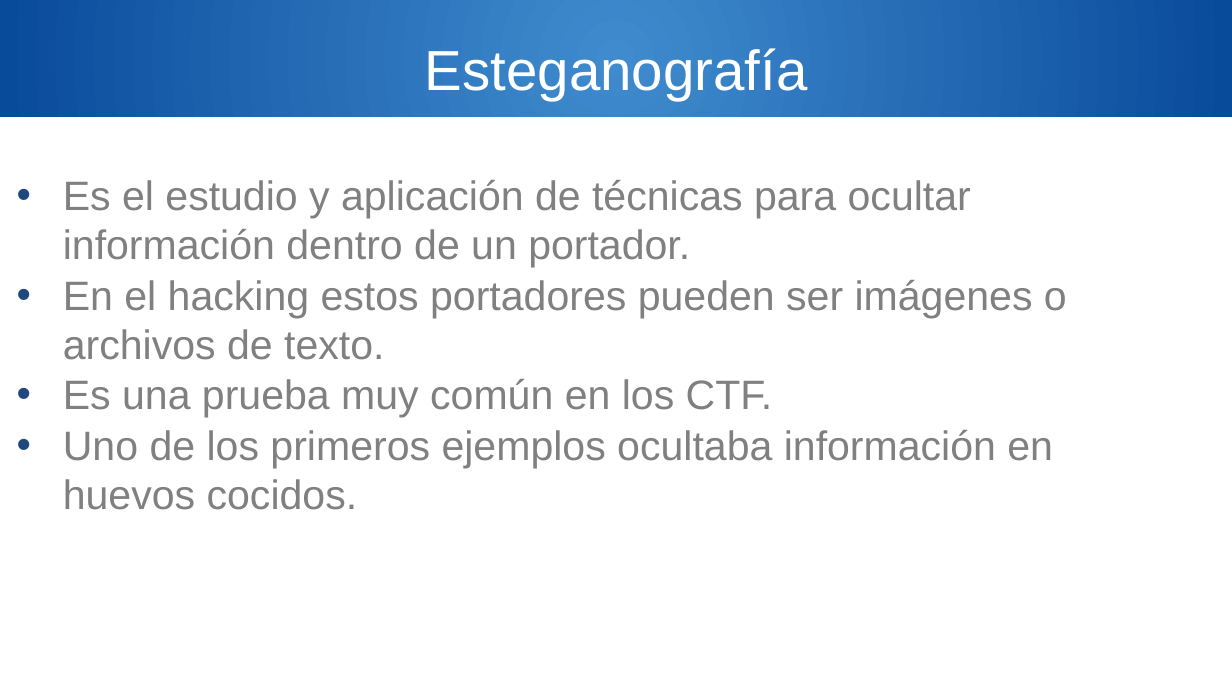
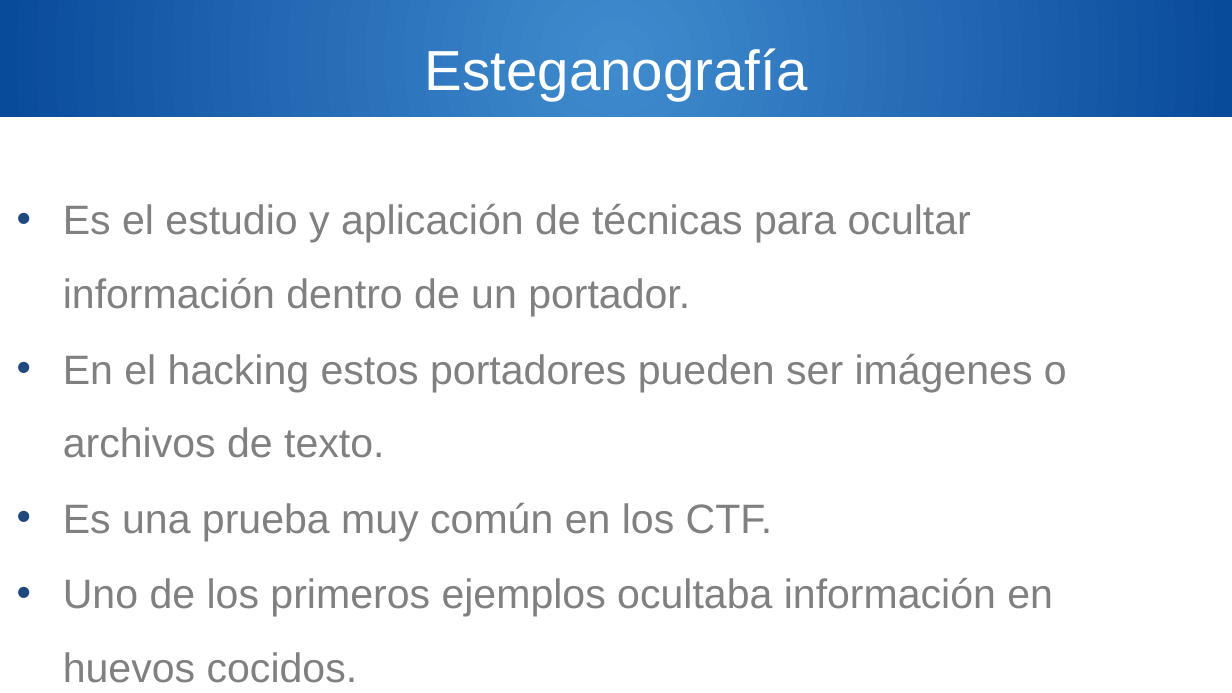
Before and after one commit to Ulixses/CursoHackingUtad, a slide deck: slide 14 of PresentaciónTaller.pptx (slide 12 before the commit). Drawn at 1232x693 pixels with LibreOffice and Linux fonts; fonts in the diff are those of the drawing; background and template pictures are left out. Boxes give left, top, right and bottom in pixels: in the first picture for what was removed or moved away, otherwise in the second. Text is boxed around its words. In the diff, an @@ line names an element or a change of style, - is before the commit and + after.

```diff
--- a/PresentaciónTaller.pptx
+++ b/PresentaciónTaller.pptx
@@ text "Es el estudio y aplicación ..." at (63, 204, 1067, 683): line spacing 1 to 1.5 @@
```
Also in this commit, not shown: 3 other slides changed, 3 slides added, 2 other files.
